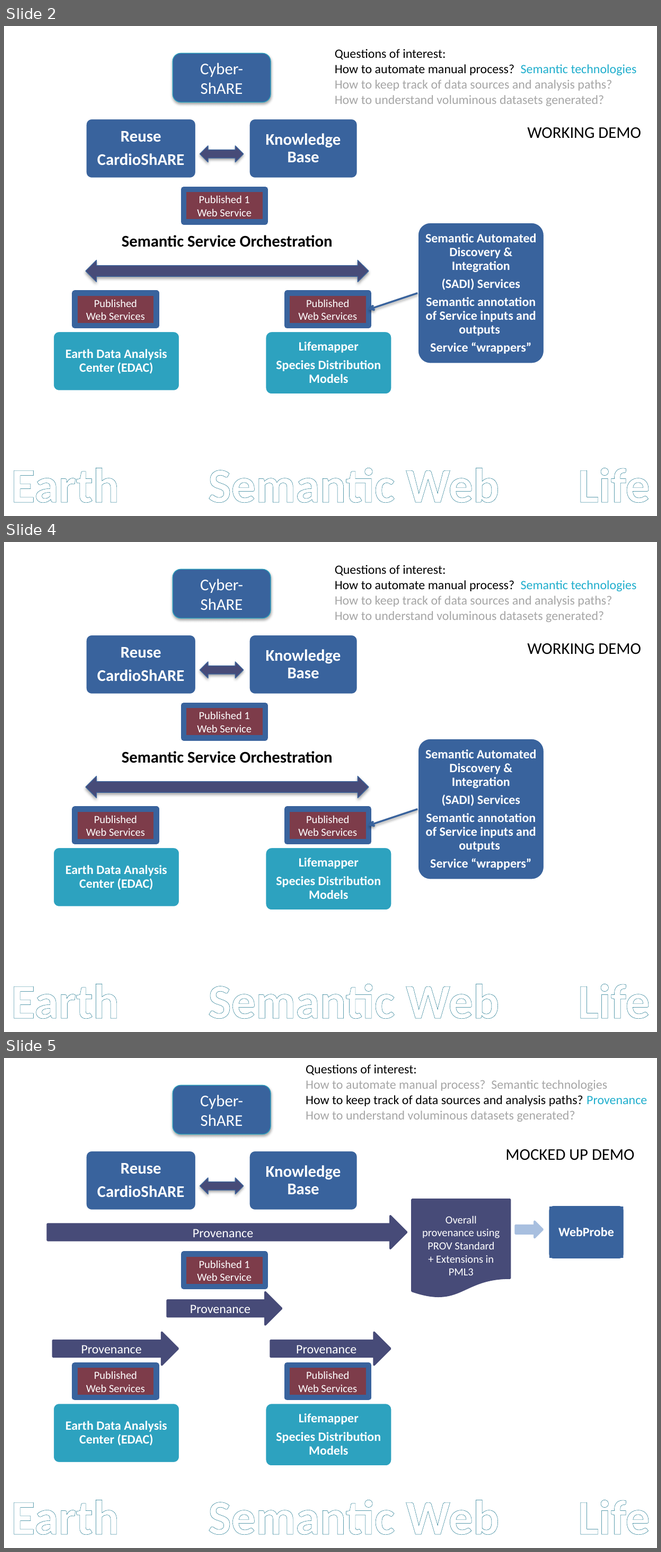
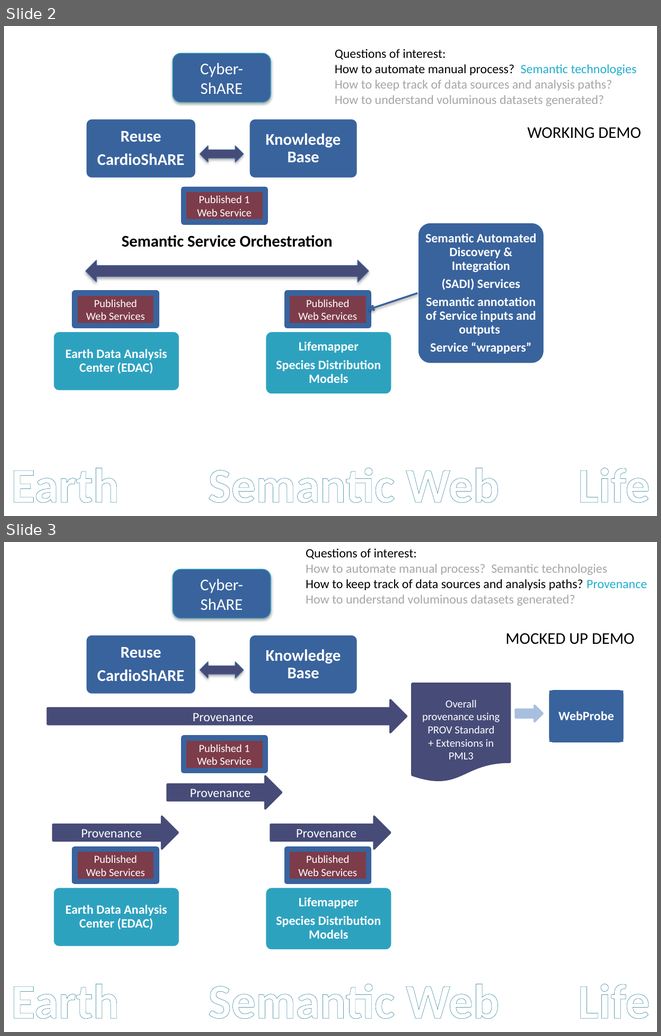
Before and after one commit to roomthily/ELSeWeb, a slide deck: documents/presentations/ELSeWeb-Presentation-v1.pptx. Shown one above the other, each under a label of ours: slides 2, 4 and 5 before the commit, slides 2 and 3 after it; the slides between them are not shown. The pictures are 661x1552 and 661x1036 pixels, drawn with LibreOffice and Linux fonts; fonts in the diff are those of the drawing. Boxes give left, top, right and bottom in pixels: in the first picture for what was removed or moved away, otherwise in the second. Text is boxed around its words. In the diff, an @@ line names an element or a change of style, - is before the commit and + after.

```diff
--- a/documents/presentations/ELSeWeb-Presentation-v1.pptx
+++ b/documents/presentations/ELSeWeb-Presentation-v1.pptx
@@ slide 4 removed at (4,542,657,1032), background #FFFFFF @@
@@ rounded rectangle removed at (173,570,271,618) @@
-Cyber-ShARE
@@ text removed at (335,565,637,622) @@
-Questions of interest:
-How to automate manual process? Semantic technologies
-How to keep track of data sources and analysis paths?
-How to understand voluminous datasets generated?
@@ rounded rectangle removed at (86,635,196,695) @@
@@ rounded rectangle removed at (249,635,358,695) @@
@@ text removed at (97,647,185,681) @@
-Reuse
-CardioShARE
@@ text removed at (266,649,341,679) @@
-Knowledge Base
@@ text removed at (527,643,641,654) @@
-WORKING DEMO
@@ left right arrow removed at (200,661,244,678) @@
@@ rectangle removed at (184,705,265,738) @@
-Published 1
-Web Service
@@ rounded rectangle removed at (417,738,544,880) @@
@@ text removed at (122,751,333,763) @@
-Semantic Service Orchestration
@@ text removed at (425,749,537,870) @@
-Semantic Automated Discovery & Integration
-(SADI) Services
-Semantic annotation of Service inputs and outputs
-Service “wrappers”
@@ left right arrow removed at (86,776,368,797) @@
@@ rectangle removed at (74,809,156,841) @@
-Published
-Web Services
@@ rectangle removed at (286,809,368,841) @@
-Published
-Web Services
@@ arrow removed from (417, 809) to (368, 826) @@
@@ rounded rectangle removed at (53,847,179,907) @@
@@ rounded rectangle removed at (265,847,392,910) @@
@@ text removed at (276,857,381,899) @@
-Lifemapper
-Species Distribution Models
@@ text removed at (65,865,167,890) @@
-Earth Data Analysis Center (EDAC)
@@ text removed at (11,983,119,1018) @@
-Earth
@@ text removed at (208,983,499,1018) @@
-Semantic Web
@@ text removed at (578,983,650,1018) @@
-Life
@@ what was slide 5 is now slide 3 @@
```
Also in this commit, not shown: 1 other slide removed, 2 other files.
